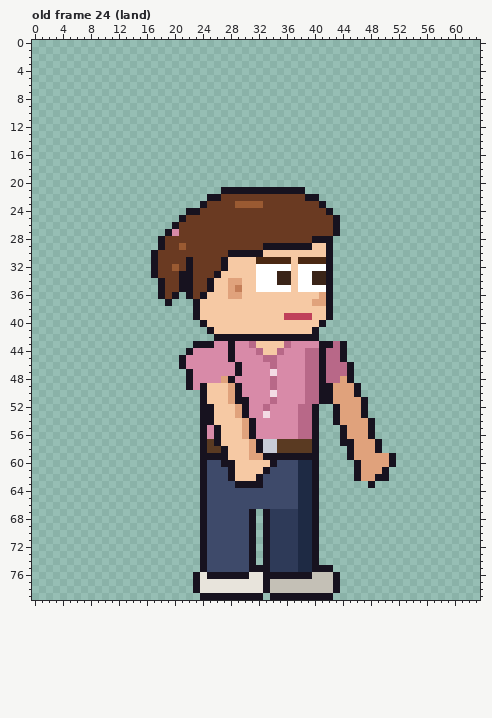
Two versions of one pixel-art file, sprites/clients/client_dentrec_a_right_anim.aseprite. The picture above was drawn from the file before the commit.
64x80 pixels, 123 frames. Colours within 5 levels of each other are drawn and written as one. Shown: old frame 24 (land). The commit also changed other frames, which this record leaves out.
Now the later version:
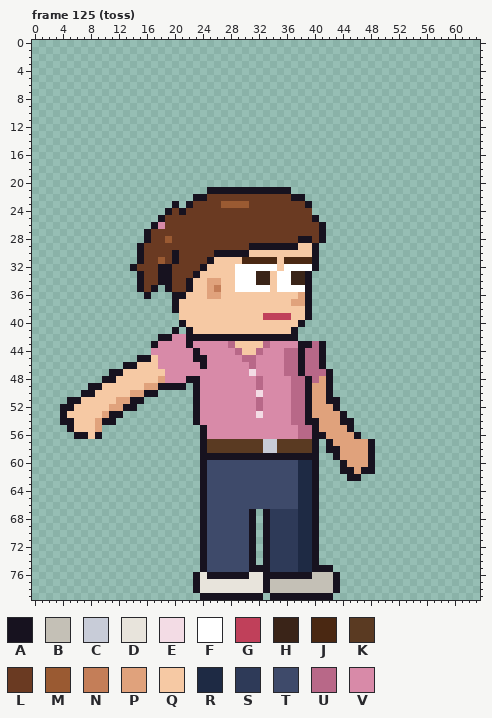
Palette (. is transparent): A #17121f  B #c4c0b6  C #c8ccd8  D #e8e4dc  E #f3dce5  F #ffffff  G #c0405a  H #3a2418  J #4a2812  K #5a3a22  L #6a3a22  M #9a5a32  N #c47e58  P #e0a27c  Q #f6c9a4  R #1e2a44  S #2e3a58  T #3e4a6a  U #b86888  V #d88aa8
A new or re-ordered frame is compared with the old frame closest to it.
Changes in this commit:
frames 123 -> 129
Changed rows in their new state; - is an unchanged pixel.
Frame 125 (toss) is new; against old frame 24 (land):
first column x 4:
21 ---------------------AA----------..-------------
22 -------------------AALL----------AA..-----------
23 ----------------A-ALL--MM--LL------A..----------
24 ---------------ALALL----------------...---------
25 --------------ALLL------------------A...--------
26 -------------AVLL--------------------A..--------
27 ------------ALLLL--------------------A..--------
28 ------------ALLM------------------AAL-.---------
29 -----------ALLL--L---------AA-----QQA..---------
30 -----------ALL--A-----AA---QQ-------A..---------
31 -----------ALLM-A-L--AQQ--JJ---Q-J--A..---------
32 ----------ALLLAAL-L-AQQQ-FFF---Q-F--A..---------
33 -----------ALLAA-LLAQQQ--FFFHHQFFHHA...---------
34 -----------ALL-A-L-QQPP-QFFFHHQFFHHA...---------
35 -----------ALA.A-L-QQPN-QFFF--Q--F-A...---------
36 ------------A-..-AQQQPP-QQ--------PA...---------
37 ---------------.AQQQ-------------PPA...---------
38 ----------------AQQQ---------------A...---------
39 -----------------QQQ---------GGG-QQA...---------
40 -----------------AQQQ-------------A...----------
41 ----------------A-AQQQ-----------A...-----------
42 --------------AAVVAAAA------------...-----------
43 -------------AVVVVAVVV--UQQQ-UVVV-AAU-...-------
44 -------------VVVVVVA----VUQQ-VVVUUA---...-------
45 -----------AAQVVVV-AA---V-UU-VV-UUA---...-------
46 ---------AAQQQVVVV--A----V-U--V-UUA---....------
47 -------AAQQQQQQVVVV------V-E--V-UUA--UA...------
48 ------AAQQQQQQPVVV-A---VV---U-V--UUA-PA...------
49 ----AAQQQQQQPPAAAA.AVVVVVV--U-V--UUAPP-....-----
50 ---AAQQQQQPPAA-----AVVVVVV--E-V--UUAPP-....-----
51 -AAQQQQQPPAA-------AVVVVVVV-U-V--UUAPP-A....----
52 AAQQQQQPPAA--------AVVVVVVV-UV---U-APPP-....----
53 AQQQQQPAA----------AVVVVVVV-EV---U-APPPPA...----
54 AAQQQPAA-----------AVVVVVVVV-----U-A-PPPAA...---
55 -AQQQP----------------VVVVVV---------PPPPA...---
56 --AAQA----------------VVVVVV---------APPP-A..---
57 ----------------------KKKKKKK---------APPP--A.--
58 -----------------------KKKKKK---------AAPP--A.--
59 ------------------------AAAAA----------APP--A...
60 -----------------------TTTTTTTT---------APP-A...
61 ------------------------TTTTTT----------AAPAA..-
62 ------------------------TTTTT------------A-....-
63 -------------------------TTTT---------------.---
Boxes around the changes in both pictures, in picture pixels (x1, y1, x2, y2):
changed: (60, 187, 396, 488)
